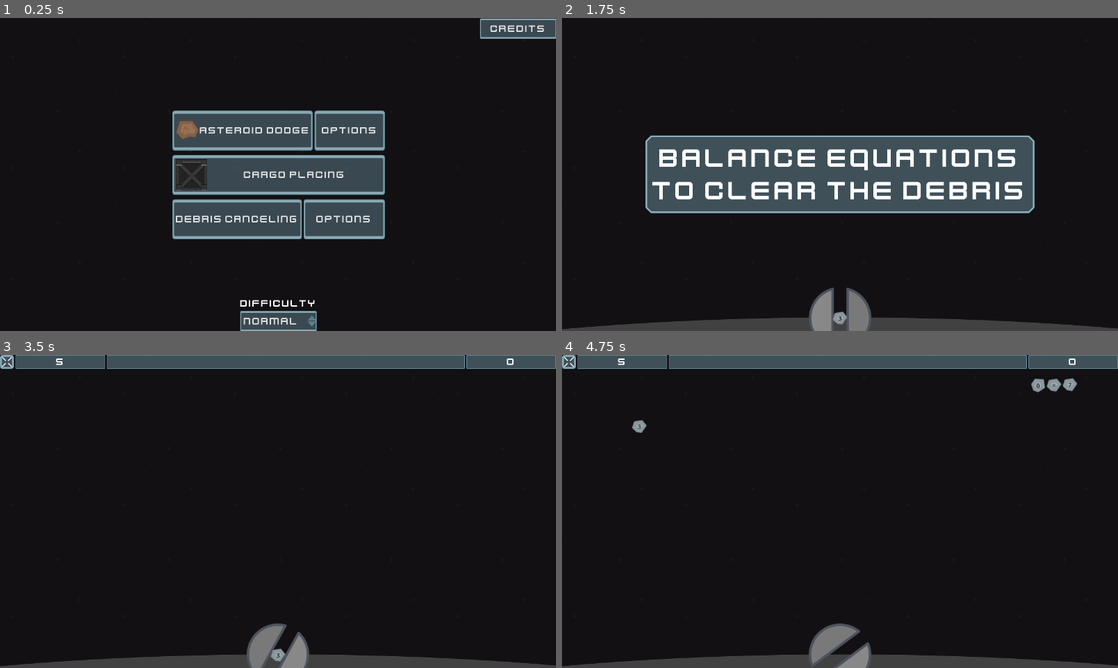
Above: before the commit, frames 1-4 (two rows, left to right).
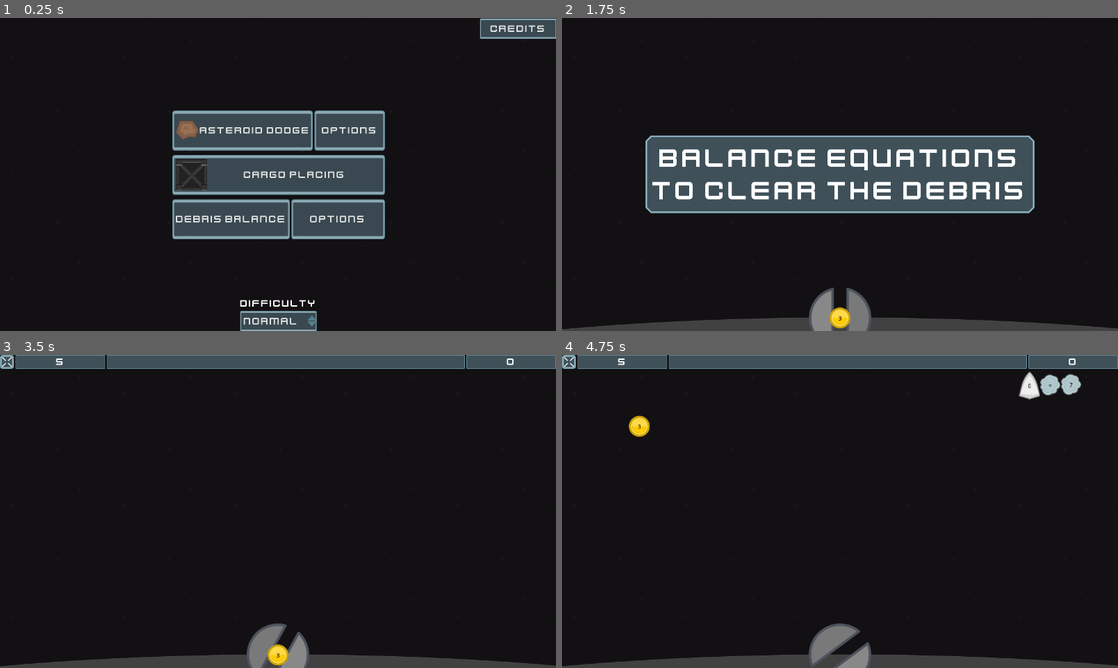
Above: after the commit, the same moments.

Repository: caleb-vincent/space-math
Game: Godot game, scene res://Main.tscn
Two runs of this game, one before a commit and one after it. Both use one fixed random seed, a clock stepped at 60 frames per second and the inputs below.
Inputs (mouse positions are in pixels of both pictures, inside the frame that each line leads up to):
- Up to frame 1 (0.25 s): no input
- Up to frame 2 (1.75 s): click "Debris Canceling" (after the commit: "Debris Balance") at 0.5 s; tap Enter at 1.25 s; move the mouse to (962, 158) at 1.27 s; click (962, 158) at 1.42 s
- Up to frame 3 (3.5 s): tap Space at 2 s; drag from (166, 527) to (250, 574) at 2.02 s; tap Enter at 2.75 s; move the mouse to (333, 442) at 2.77 s; click (333, 442) at 2.92 s
- Up to frame 4 (4.75 s): drag from (812, 574) to (673, 464) at 3.52 s; move the mouse to (1006, 558) at 4.27 s; click (1006, 558) at 4.42 s

The runs differ from the first frame. In frame 1, 0.4% of the frame differs, in the area x 40-67%, y 57-71%; in frame 2, 0.2%; in frame 3, 0.2%; in frame 4, 0.8%, in the area x 12-94%, y 5-27%.

Commit message:
Debris - larger and more sprites

Diff:
--- a/Credits.tscn
+++ b/Credits.tscn
@@ -39,7 +39,7 @@
 "
 
 [sub_resource type="DynamicFont" id=2]
-size = 24
+size = 22
 font_data = ExtResource( 4 )
 
 [node name="Credits" type="Node"]
--- a/Debris/Debris.tscn
+++ b/Debris/Debris.tscn
@@ -111,6 +111,7 @@
 	_payload.collision_layer = 0x8
 	add_child_below_node($FirePosition, _payload)
 	_payload.position = $FirePosition.position
+	_payload.isProjectile = true
 
 
 ################################################################################
@@ -142,8 +143,9 @@
 	else:
 		$Hud.msgText = GAME_OVER
 		$FireTimer.stop()
-		_payload.queue_free()
-		_payload = null
+		if _payload != null:
+			_payload.queue_free()
+			_payload = null
 
 
 func _on_DebrisHud_gameOver() -> void:
--- a/Debris/DebrisPiece.gd
+++ b/Debris/DebrisPiece.gd
@@ -10,10 +10,11 @@
 signal canceled
 signal updated
 
-const _spriteTypes = 2
+const _spriteTypes = 6
 
 onready var moveSpeed  = Vector2(-200 * _difficultySpeedFactor(), 10)
 
+var isProjectile = false setget _setIsProjectile
 var value : int = INF setget _setValue
 var symbol : String = "" setget _setSymbol
 var isFirst : bool = true setget _setIsFirst
@@ -95,7 +96,7 @@
 	follower = p
 	if oldNode != null:
 		p.connectTo(oldNode)
-
+	isFirst = leader == null || leader.symbol != ""
 
 func hiddenChain() -> void:
 	if follower != null:
@@ -135,6 +136,11 @@
 	_setValue(value)
 
 
+func _setIsProjectile(b : bool) -> void:
+	isProjectile = b
+	$Sprite.animation = "projectile"
+
+
 func _setSymbol(s : String) -> void:
 	symbol = s
 	$Label.text = symbol
--- a/Debris/DebrisPiece.tscn
+++ b/Debris/DebrisPiece.tscn
@@ -1,15 +1,25 @@
-[gd_scene load_steps=7 format=2]
+[gd_scene load_steps=12 format=2]
 
 [ext_resource path="res://assets/meteorGrey_med1.png" type="Texture" id=1]
 [ext_resource path="res://Debris/DebrisPiece.gd" type="Script" id=2]
 [ext_resource path="res://assets/meteorGrey_med2.png" type="Texture" id=3]
+[ext_resource path="res://assets/driveCone.png" type="Texture" id=4]
+[ext_resource path="res://assets/noseCone01.png" type="Texture" id=5]
+[ext_resource path="res://assets/engine01.png" type="Texture" id=6]
+[ext_resource path="res://assets/rock01.png" type="Texture" id=7]
+[ext_resource path="res://assets/circle_gold_large.png" type="Texture" id=8]
 
-[sub_resource type="PhysicsMaterial" id=3]
+[sub_resource type="PhysicsMaterial" id=1]
 friction = 0.0
 bounce = 1.0
 
-[sub_resource type="SpriteFrames" id=4]
+[sub_resource type="SpriteFrames" id=2]
 animations = [ {
+"frames": [ ExtResource( 4 ) ],
+"loop": false,
+"name": "default2",
+"speed": 5.0
+}, {
 "frames": [ ExtResource( 3 ) ],
 "loop": false,
 "name": "default1",
@@ -19,29 +29,48 @@
 "loop": false,
 "name": "default0",
 "speed": 0.0
+}, {
+"frames": [ ExtResource( 7 ) ],
+"loop": true,
+"name": "default5",
+"speed": 5.0
+}, {
+"frames": [ ExtResource( 6 ) ],
+"loop": true,
+"name": "default3",
+"speed": 5.0
+}, {
+"frames": [ ExtResource( 8 ) ],
+"loop": true,
+"name": "projectile",
+"speed": 5.0
+}, {
+"frames": [ ExtResource( 5 ) ],
+"loop": true,
+"name": "default4",
+"speed": 5.0
 } ]
 
-[sub_resource type="CircleShape2D" id=2]
-radius = 15.1259
+[sub_resource type="CircleShape2D" id=3]
+radius = 24.0
 
 [node name="DebrisPiece" type="RigidBody2D"]
 position = Vector2( 0.5, 0 )
 collision_layer = 4
 collision_mask = 13
 mode = 2
-physics_material_override = SubResource( 3 )
+physics_material_override = SubResource( 1 )
 contacts_reported = 3
 contact_monitor = true
 linear_damp = 0.0
 script = ExtResource( 2 )
 
 [node name="Sprite" type="AnimatedSprite" parent="."]
-scale = Vector2( 0.75, 0.75 )
-frames = SubResource( 4 )
-animation = "default0"
+frames = SubResource( 2 )
+animation = "default4"
 
 [node name="CollisionShape2D" type="CollisionShape2D" parent="."]
-shape = SubResource( 2 )
+shape = SubResource( 3 )
 
 [node name="VisibilityNotifier2D" type="VisibilityNotifier2D" parent="."]
 
@@ -61,6 +90,22 @@
 "_edit_use_anchors_": false
 }
 
+[node name="Label2" type="Label" parent="."]
+anchor_left = -1.0
+anchor_top = -1.0
+anchor_right = 1.0
+anchor_bottom = 1.0
+margin_left = -43.6413
+margin_top = -10.0
+margin_right = -25.6413
+margin_bottom = 4.0
+custom_colors/font_color = Color( 0, 0, 0, 1 )
+align = 1
+valign = 1
+__meta__ = {
+"_edit_use_anchors_": false
+}
+
 [node name="DebugLabel" type="Label" parent="."]
 visible = false
 margin_left = -20.6766
--- a/assets/translation.csv
+++ b/assets/translation.csv
@@ -32,8 +32,9 @@
 with modified assets sourced  from
 
 ""UI pack: Space extension""
+""Space Shooter (Redux, plus fonts and sounds)""
 and
-""Space Shooter (Redux, plus fonts and sounds)""
+“Space Shooter Extension”
 by
 Kenney Vleugels
 www.kenney.nl
@@ -47,7 +48,7 @@
 by
 Buch
 opengameart.org/users/buch"
-"DEBRIS_CANCELING","Debris Canceling"
+"DEBRIS_CANCELING","Debris Balance"
 "DEBRIS_OPENING","Balance equations
 to clear the debris"
 "MIN_ANSWER","Min Answer"
Binary file added: assets/circle_gold_large.png
Not shown, added: assets/circle_gold_large.png.import
Binary file added: assets/driveCone.png
Not shown, added: assets/driveCone.png.import
Binary file added: assets/engine01.png
Not shown, added: assets/engine01.png.import
Binary file added: assets/noseCone01.png
Not shown, added: assets/noseCone01.png.import
Binary file added: assets/rock01.png
Not shown, added: assets/rock01.png.import
Binary file changed: assets/translation.en.translation
